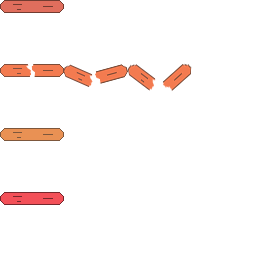
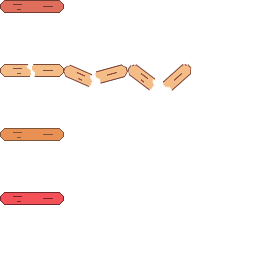
The second 256 x 256 image is a revision of the first. Changes to its layers:
added layer "Layer 9 copy 5" above "Layer 9 copy" over [1, 64, 191, 90]
hid "Layer 9 copy", painted on it over [64, 65, 93, 86]
hid "Layer 9 copy 2", painted on it over [129, 65, 155, 90]
hid "Layer 9", painted on it over [1, 65, 31, 76]
hid "Layer 10", painted on it over [95, 65, 127, 83]
hid "Layer 1 copy 2", painted on it over [162, 64, 191, 90]
hid "Layer 1 copy", painted on it over [31, 65, 63, 76]
